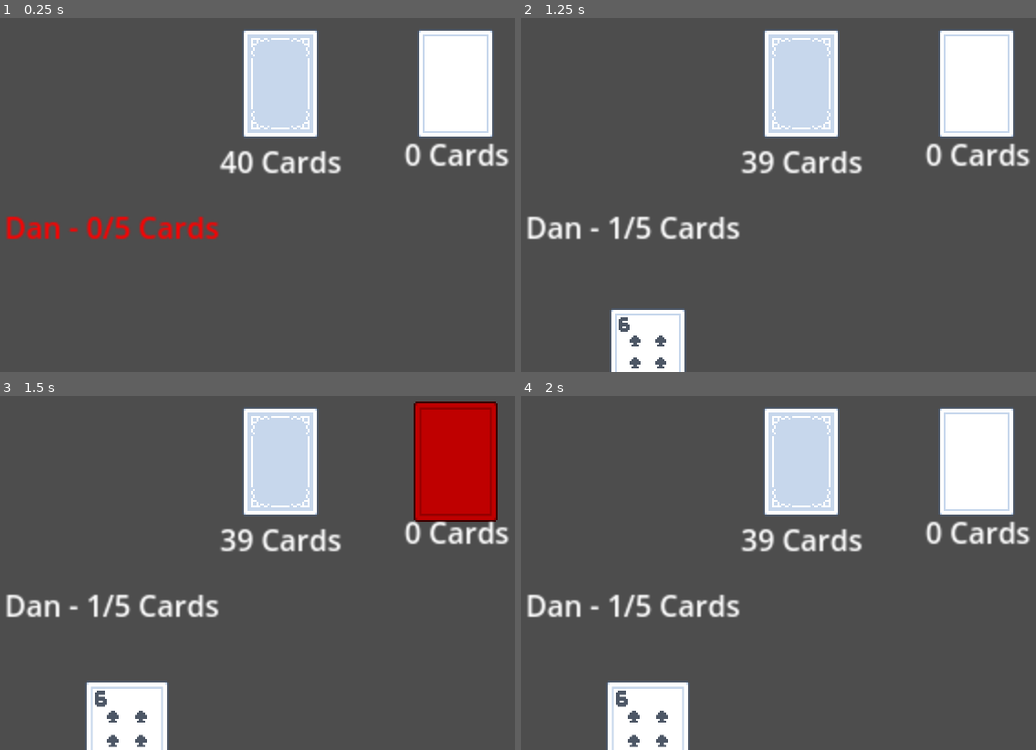
Above: before the commit, frames 1-4 (two rows, left to right).
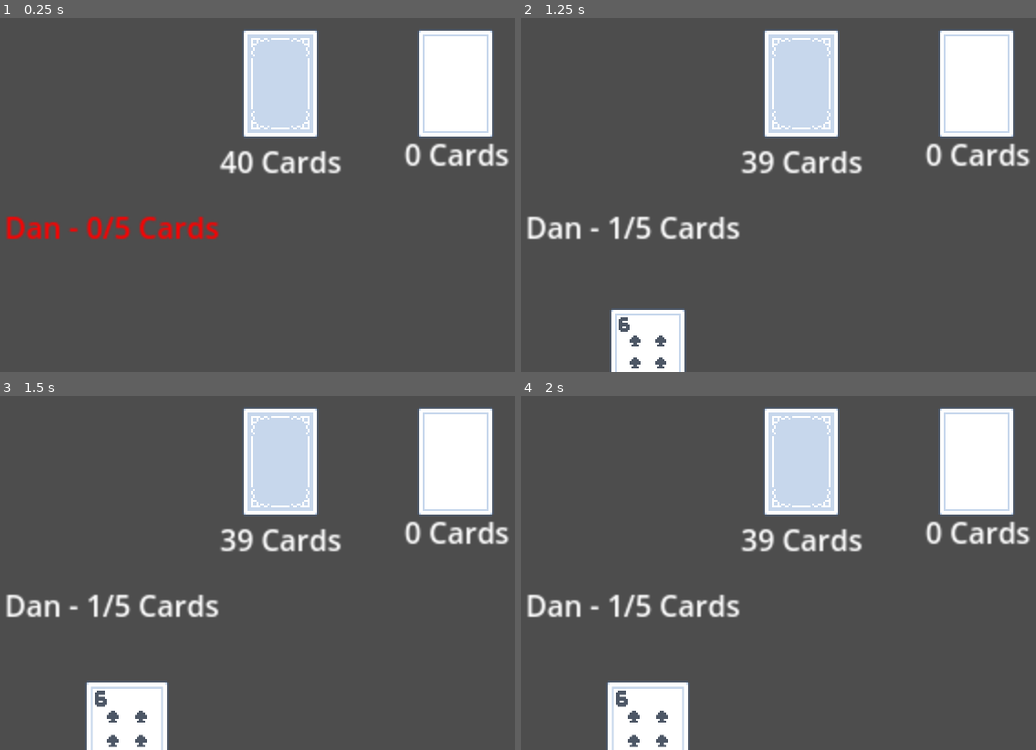
Above: after the commit, the same moments.

Repository: dtotheb/CardParty
Game: Godot game, scene res://CardParty.tscn
The game is run twice, just before and just after one commit, with the same random seed, the same clock (stepped at 60 frames per second) and the same inputs.
Inputs (mouse positions are in pixels of both pictures, inside the frame that each line leads up to):
- Up to frame 1 (0.25 s): no input
- Up to frame 2 (1.25 s): tap Enter at 0.5 s; move the mouse to (799, 85) at 0.52 s; click (799, 85) at 0.67 s
- Up to frame 3 (1.5 s): tap Space at 1.25 s; move the mouse to (128, 739) at 1.27 s; click (128, 739) at 1.42 s
- Up to frame 4 (2 s): no input

Frames 1-2 are identical in both runs. In frame 3, 5.5% of the frame differs, in the area x 80-97%, y 1-36%; in frame 4, nothing differs.

Commit message:
Only the ActivePlayer's Cards can be selected now

Diff:
--- a/CardParty.gd
+++ b/CardParty.gd
@@ -22,16 +22,19 @@
 	pass
 
 
-func _on_card_selected(Card):
+func _on_card_select_attempted(Card):
 	print(Card._CardFace + " selected")
 	$DiscardPile.highLight()
 	#check if selectedCard is owned by the ActivePlayer's Hand:
 	if Card.get_parent().get_parent().PlayerName == playerMap[activePlayer].PlayerName:
 		print("card owned by activePlayer")
+		Card.selectCardSuccessful()
 	else:
+		Card.selectCardUnSuccessful()
+		$DiscardPile.unhighLight()
 		print("card owned by inactivePlayer")
 
-func _on_card_unselected(Card):
+func _on_card_unselect_attempted(Card):
 	var current_mouse_pos = get_global_mouse_position()
 	var discard_pile_pos = $DiscardPile.global_position
 	var dropZoneDistance = 50
@@ -40,6 +43,7 @@
 	if dis_to_discard_pile < dropZoneDistance:
 		print("inside DropZone")
 		playerMap[activePlayer].removeCard(Card)
+		switchActivePlayer()
 
 
 		$DiscardPile.playCard(Card)
@@ -52,12 +56,16 @@
 	playerMap[activePlayer].highlightPlayer()
 	playerMap[activePlayer * -1].unhighlightPlayer()
 
+
+func switchActivePlayer():
+	activePlayer = activePlayer * -1
+	highlightActivePlayer()
+
 func _on_deck_draw_card(cardFace):
 	print("Drew: ", cardFace)
 	var newCard = CardStyle.instantiate()
 	newCard._CardFace = cardFace
-	newCard.card_selected.connect(_on_card_selected)
-	newCard.card_unselected.connect(_on_card_unselected)
+	newCard.card_select_attempted.connect(_on_card_select_attempted)
+	newCard.card_unselect_attempted.connect(_on_card_unselect_attempted)
 	playerMap[activePlayer].addCard(newCard)
-	activePlayer = activePlayer * -1
-	highlightActivePlayer()
+	switchActivePlayer()
--- a/playing_card.gd
+++ b/playing_card.gd
@@ -10,8 +10,8 @@
 @export var FaceUp:bool = true
 
 var selected:bool = false
-signal card_selected(cardFace)
-signal card_unselected(cardFace)
+signal card_select_attempted(cardFace)
+signal card_unselect_attempted(cardFace)
 var mouse_in = false
 
 
@@ -63,15 +63,25 @@
 		setCardFace(CardFaceMap.keys()[curCard])
 
 
-func selectCard():
+func selectCardAttempted():
+	emit_signal("card_select_attempted", self)
+
+func selectCardSuccessful():
 	selected = true
 	self.z_index = 1
-	emit_signal("card_selected", self)
 
-func unselectCard():
+func selectCardUnSuccessful():
 	selected = false
 	self.z_index = 0
-	emit_signal("card_unselected", self)
+
+func unselectCardAttempted():
+	selected = false
+	self.z_index = 0
+	emit_signal("card_unselect_attempted", self)
+
+func unselectCardSuccessful():
+	selected = false
+	self.z_index = 0
 
 func _on_area_2d_input_event(viewport, event, shape_idx):
 	if event is InputEventMouseButton:
@@ -79,9 +89,9 @@
 			flipCard()
 		if event.button_index == MOUSE_BUTTON_LEFT and event.pressed:
 			if mouse_in:
-				selectCard()
+				selectCardAttempted()
 		else:
-			unselectCard()
+			unselectCardAttempted()
 
 
 
